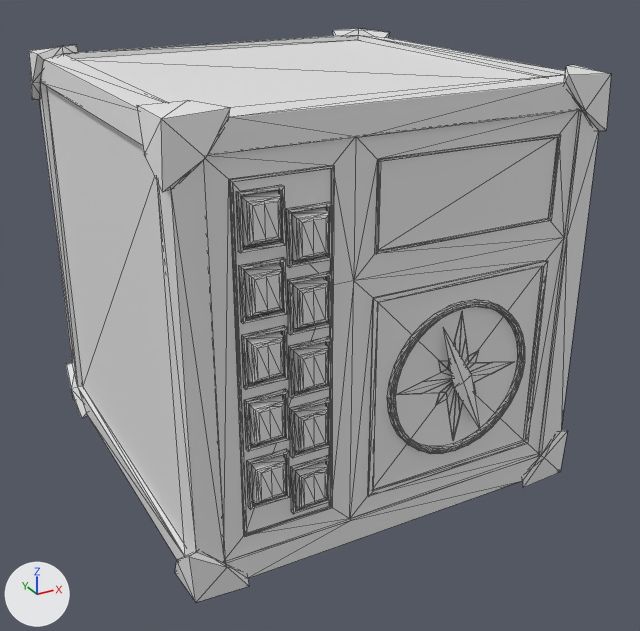
What one commit did to the FBX model Assets/3D Model/Pandora - New.fbx.
Rendered twice from a 50 mm camera at (-2.02, -3.93, 2.64) aimed at (0.01, -0.22, 0.78). Arrows for +X, +Y and +Z are at lower left; the lights stay in place. The picture after the commit comes second. Mesh edges are drawn as thin lines. Where no turn or scale is listed for an object, it has been applied to the vertices. Vertices at exactly the same position are counted once.
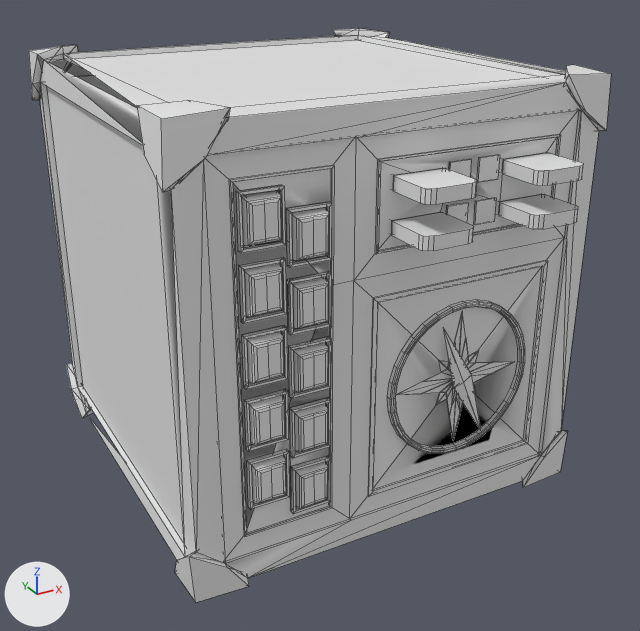
Where the newer file only moved an object's origin or applied its transform, the numbers keep the older frame.

Pixel boxes [x1, y1, x2, y2] of what changed, in the pictures (640 x 631 px):
'Cube.002', added: after [391, 212, 474, 251]
'Cube', added: after [393, 168, 477, 205]
'Cube.003', added: after [499, 194, 578, 229]
'Cube.001', added: after [502, 153, 584, 186]
part 1 of me_plane_001, added: after [446, 202, 468, 222]
part 2 of me_plane_001, added: after [474, 197, 496, 225]
part 3 of me_plane_001, added: after [477, 155, 500, 183]
part 4 of me_plane_001, added: after [44, 38, 606, 585]
part 5 of me_plane_001, added (mostly hidden): after [41, 93, 315, 418]
part 6 of me_plane_001, added: after [32, 29, 389, 357]

Diff of the bpy script that builds the scene:
```diff
--- a/Assets/3D Model/Pandora - New.fbx.py
+++ b/Assets/3D Model/Pandora - New.fbx.py
@@ me_plane_001 @@
 # used by ob_box_v3; location = (-0.468, -1.0, 0.373)
-me_plane_001.from_pydata(...)  # 430 vertices, 920 faces; spans x -0.6..1.54, y -0.04..2.04, z -0.44..1.69
+me_plane_001.from_pydata(...)  # 814 vertices, 981 faces; spans x -0.6..1.54, y -0.04..2.04, z -0.44..1.69
+# me_plane_001 part 1: a new loose piece, a box spanning x 0.666..0.772, y -0.01..0.0, z 1.072..1.179
+# me_plane_001 part 2: a new loose piece, a box spanning x 0.818..0.925, y -0.01..0.0, z 1.072..1.179
+# me_plane_001 part 3: a new loose piece, a box spanning x 0.818..0.925, y -0.01..0.0, z 1.261..1.368
+# me_plane_001 part 4: 312 vertices added at x -0.56..1.49, y -0.01..0.25, z -0.4..1.65
+# me_plane_001 part 5: 25 vertices added at x -0.56..1.49, y 1.79..2.01, z -0.4..-0.16
+# me_plane_001 part 6: 23 vertices added at x -0.55..1.49, y 1.79..2.01, z 1.41..1.65
@@ me_cube_007 @@
+me_cube_007.from_pydata(...)  # 44 vertices, 30 faces; spans x -0.129..0.129, y -0.248..0.248, z -0.031..0.031
@@ ob_cube_001 @@
+ob_cube_001 = bpy.data.objects.new('Cube.001', me_cube_007)
+ob_cube_001.location = (0.607, -1.0, 1.688)
@@ ob_cube_002 @@
+ob_cube_002 = bpy.data.objects.new('Cube.002', me_cube_007.copy())
+ob_cube_002.location = (0.044, -1.0, 1.499)
@@ ob_cube @@
+ob_cube = bpy.data.objects.new('Cube', me_cube_007.copy())
+ob_cube.location = (0.044, -1.0, 1.688)
@@ ob_cube_003 @@
+ob_cube_003 = bpy.data.objects.new('Cube.003', me_cube_007.copy())
+ob_cube_003.location = (0.607, -1.0, 1.499)
```
